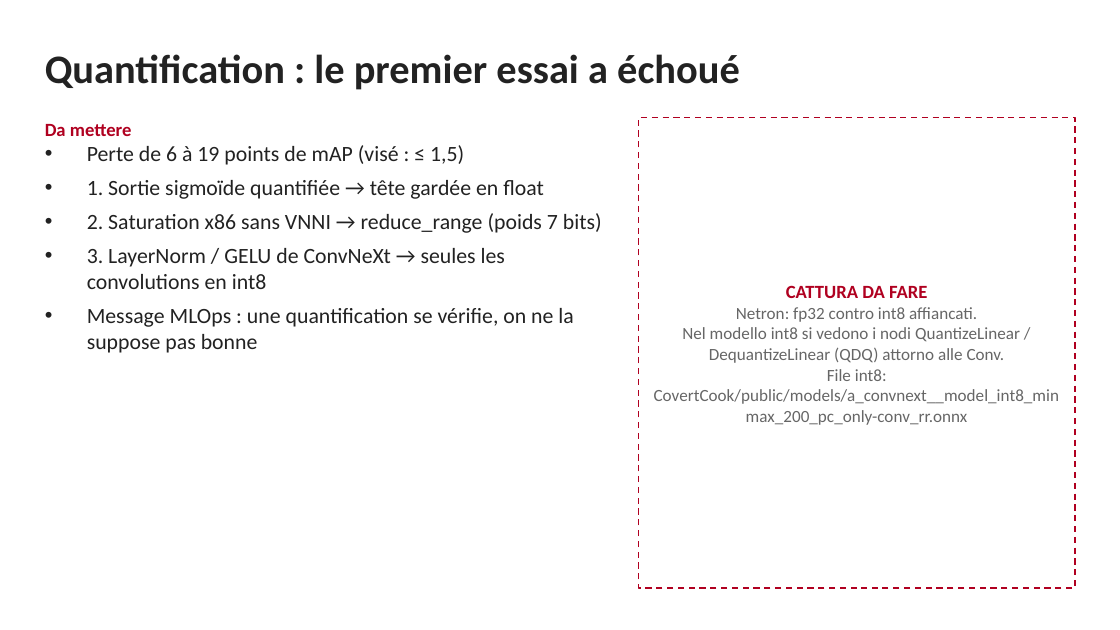
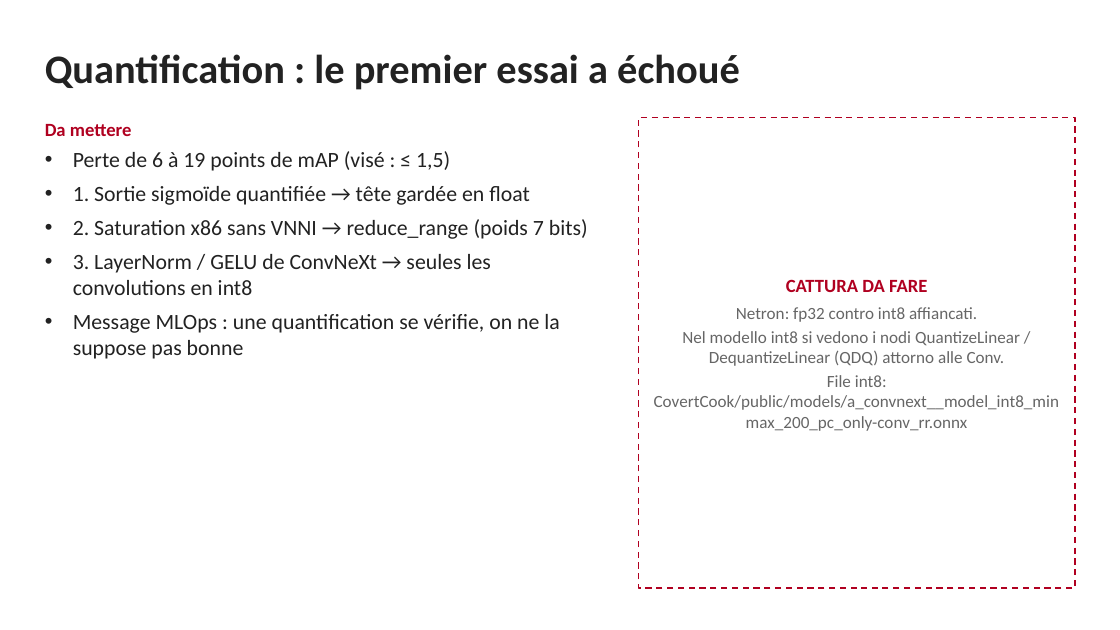
Before and after one commit to Simone-Me/food-recognition, a slide deck: slide 8 of docs/presentazione_mlops.pptx. Drawn at 1120x630 pixels with LibreOffice and Linux fonts; fonts in the diff are those of the drawing. Boxes give left, top, right and bottom in pixels: in the first picture for what was removed or moved away, otherwise in the second. Text is boxed around its words. In the diff, an @@ line names an element or a change of style, - is before the commit and + after.

```diff
--- a/docs/presentazione_mlops.pptx
+++ b/docs/presentazione_mlops.pptx
@@ text "Da mettere" at <box>45,124,588,359</box>: more space between paragraphs; indent changed @@
@@ rectangle at <box>638,118,1075,588</box>: fill #FFFFFF to none @@
@@ text "CATTURA DA FARE" at <box>654,279,1059,431</box>: more space between paragraphs @@
```
Also in this commit, not shown: 16 other slides changed, 1 other file.
